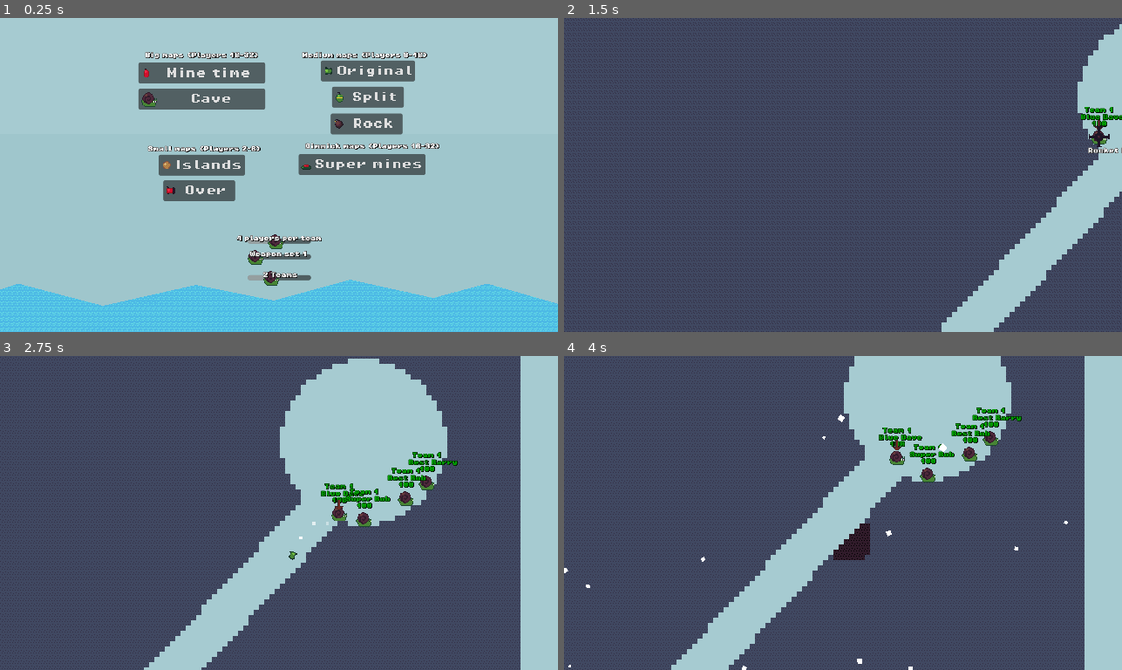
Above: before the commit, frames 1-4 (two rows, left to right).
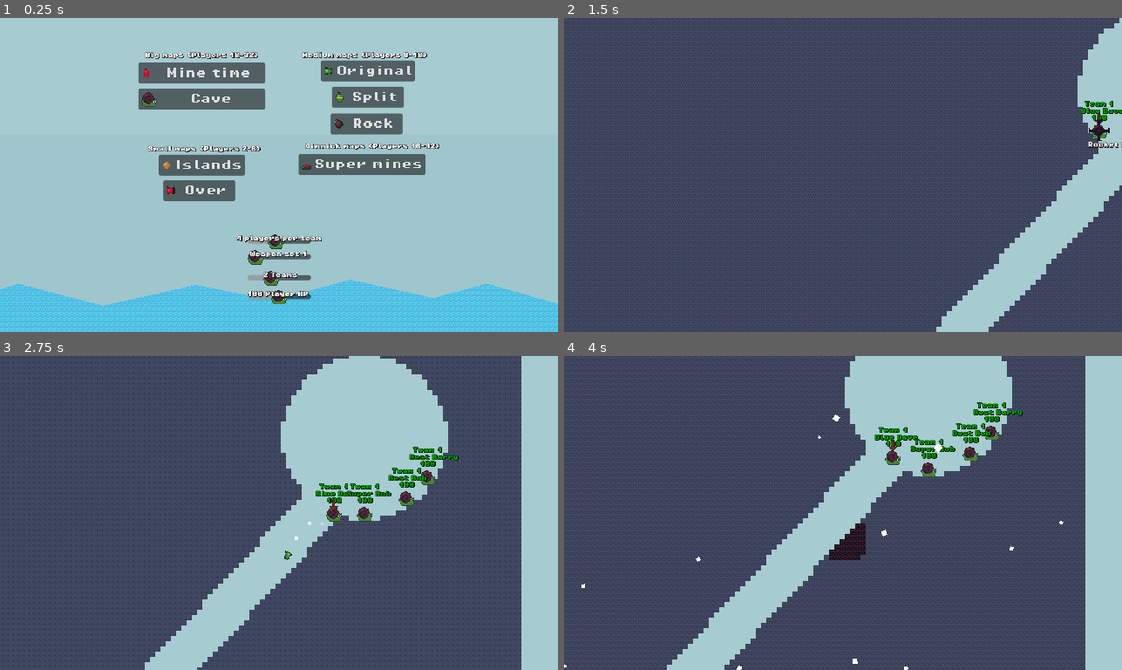
Above: after the commit, the same moments.

Repository: codingbanana21/Snail-Wars
Game: Godot game, scene res://scenes/menu.tscn
The game is run twice, just before and just after one commit, with the same random seed, the same clock (stepped at 60 frames per second) and the same inputs.
Inputs (mouse positions are in pixels of both pictures, inside the frame that each line leads up to):
- Up to frame 1 (0.25 s): no input
- Up to frame 2 (1.5 s): click "Mine time" at 0.5 s; tap Enter (skip) at 1.25 s; move the mouse to (870, 175) at 1.27 s; hold D (right) from 1.28 s (still down); tap Mouse wheel down (last_weapon) at 1.35 s
- Up to frame 3 (2.75 s): keep holding D (right); tap W (jump) at 1.52, 2.27 s; move the mouse to (251, 513) at 2.02 s; click (251, 513) at 2.1 s; tap Mouse wheel down (last_weapon) at 2.3 s
- Up to frame 4 (4 s): move the mouse to (854, 506) at 2.77 s; release D (right) at 2.78 s; hold A (left) 2.78-3.53 s; tap Mouse wheel down (last_weapon) at 2.85, 3.8 s; move the mouse to (837, 519) at 3.52 s; hold D (right) from 3.53 s (still down); tap Mouse wheel up (next_weapon) at 3.6 s; tap W (jump) at 3.77 s

The runs differ from the first frame. In frame 1, 0.3% of the frame differs, in the area x 44-65%, y 32-92%; in frame 2, 32%, in the area x 0-100%, y 0-100%; in frame 3, 20%; in frame 4, 27%.

Commit message:
Changing player HP and new projectile

Diff:
--- a/projectiles/projectile.tscn
+++ b/projectiles/projectile.tscn
@@ -4,7 +4,7 @@
 [ext_resource type="Texture2D" uid="uid://b3h4dly8ovb37" path="res://assets/images/rocket.png" id="2_ighsu"]
 
 [sub_resource type="CircleShape2D" id="CircleShape2D_3xfjl"]
-radius = 3.0
+radius = 2.0
 
 [sub_resource type="RectangleShape2D" id="RectangleShape2D_7nr1q"]
 size = Vector2(11, 8)
--- /dev/null
+++ b/projectiles/teleporta.tscn
@@ -0,0 +1,19 @@
+[gd_scene format=3 uid="uid://bl3ctsq3roqjd"]
+
+[ext_resource type="PackedScene" uid="uid://cubfm8w8o5obj" path="res://projectiles/projectile.tscn" id="1_4dcfj"]
+[ext_resource type="Texture2D" uid="uid://c0trkmwdkg627" path="res://assets/images/teleporta.png" id="2_46nel"]
+
+[sub_resource type="CircleShape2D" id="CircleShape2D_nw1eu"]
+radius = 5.59017
+
+[node name="Teleporta" unique_id=791496552 instance=ExtResource("1_4dcfj")]
+damage = 25
+size = 4
+gravity = 300
+teleports_player = true
+
+[node name="Image" parent="." index="0" unique_id=2045045234]
+texture = ExtResource("2_46nel")
+
+[node name="CollisionShape2D" parent="DetectBox" parent_id_path=PackedInt32Array(289666369) index="0" unique_id=1905896826]
+shape = SubResource("CircleShape2D_nw1eu")
--- a/scenes/menu.tscn
+++ b/scenes/menu.tscn
@@ -231,6 +231,31 @@
 label_settings = ExtResource("3_mxgkd")
 metadata/_edit_use_anchors_ = true
 
+[node name="PlayerHPHSlider" type="HSlider" parent="Settings" unique_id=1590794834]
+unique_name_in_owner = true
+offset_left = -48.0
+offset_top = -2.0
+offset_right = 49.0
+offset_bottom = 22.0
+theme_override_icons/grabber = ExtResource("14_g54pe")
+theme_override_icons/grabber_highlight = ExtResource("5_3dmrc")
+min_value = 1.0
+max_value = 200.0
+value = 100.0
+rounded = true
+metadata/_edit_use_anchors_ = true
+
+[node name="PlayerHPLabel" type="Label" parent="Settings" unique_id=1672681100]
+unique_name_in_owner = true
+offset_left = -49.0
+offset_top = 2.0
+offset_right = 139.0
+offset_bottom = 18.0
+scale = Vector2(0.5, 0.5)
+text = "100 Player HP"
+label_settings = ExtResource("3_mxgkd")
+metadata/_edit_use_anchors_ = true
+
 [node name="Background" type="CanvasLayer" parent="." unique_id=1758057930]
 layer = -100
 
--- a/scenes/player.tscn
+++ b/scenes/player.tscn
@@ -12,7 +12,7 @@
 [ext_resource type="AudioStream" uid="uid://ca6ny0aoftjrj" path="res://assets/sounds/bang_01.ogg" id="9_ur7pv"]
 
 [sub_resource type="RectangleShape2D" id="RectangleShape2D_fjrip"]
-size = Vector2(16, 14)
+size = Vector2(14, 14)
 
 [node name="Player" type="CharacterBody2D" unique_id=1048355818 groups=["Player"]]
 collision_layer = 5
--- a/scripts/Globals.gd
+++ b/scripts/Globals.gd
@@ -4,6 +4,7 @@
 var team_turn: int = -1
 var players_in_team: int = 4
 var number_of_teams: int = 2
+var player_hp: int = 100
 var teams_weapons: Array[Array]
 var map: String
 
--- a/scripts/Mouse.gd
+++ b/scripts/Mouse.gd
@@ -4,7 +4,7 @@
 @onready var shake_timer: Timer = $ShakeTimer
 @onready var camera_2d: Camera2D = $Camera2D
 
-const WEAPONS: Array[String] = ["Rocket Launcher","Grenade","Drill Rocket","Bomb","Air Strike","Drill Strike","TNT","Pumkin Grenade","Gun"]
+const WEAPONS: Array[String] = ["Rocket Launcher","Grenade","Drill Rocket","Bomb","Air Strike","Drill Strike","TNT","Pumkin Grenade","Gun","Teleporta"]
 
 var moving: bool = false
 var can_move: bool = false
--- a/scripts/menu.gd
+++ b/scripts/menu.gd
@@ -7,6 +7,8 @@
 @onready var weapons_label: Label = %WeaponsLabel
 @onready var teams_h_slider: HSlider = %TeamsHSlider
 @onready var teams_label: Label = %TeamsLabel
+@onready var player_hph_slider: HSlider = %PlayerHPHSlider
+@onready var player_hp_label: Label = %PlayerHPLabel
 
 
 func _process(delta: float) -> void:
@@ -16,18 +18,21 @@
 	teams_label.text = str(int(teams_h_slider.value)) + " Teams"
 	Globals.number_of_teams = int(teams_h_slider.value)
 
+	player_hp_label.text = str(int(player_hph_slider.value)) + " Player HP"
+	Globals.player_hp = int(player_hph_slider.value)
+
 	weapons_label.text = "Weapon set "+str(int(weapons_h_slider.value))
 
 
-func load_map(map: String = "1b"):
+func load_map(map: String = "b1"):
 	Globals.map = map
 
 	if int(weapons_h_slider.value) == 1:
-		Globals.teams_weapons = [[-1,-1,2,3,1,1,1,1,2]]
+		Globals.teams_weapons = [[-1,-1,2,3,1,1,1,1,2,1]]
 	elif int(weapons_h_slider.value) == 2:
-		Globals.teams_weapons = [[-1,-1,-1,-1,-1,-1,-1,-1,-1]]
+		Globals.teams_weapons = [[-1,-1,-1,-1,-1,-1,-1,-1,-1,-1]]
 	elif int(weapons_h_slider.value) == 3:
-		Globals.teams_weapons = [[-1,-1,2,3,0,0,-1,3,4]]
+		Globals.teams_weapons = [[-1,-1,2,3,0,0,-1,3,4,2]]
 
 	for i in range(Globals.number_of_teams -1):
 		Globals.teams_weapons.append([])
--- a/scripts/player.gd
+++ b/scripts/player.gd
@@ -22,7 +22,7 @@
 const SPEED: int = 4
 const JUMP: Vector2 = Vector2(80, -300)
 const PLAYER_GRAVITY: int = 30
-const WEAPONS: Array[String] = ["rocket","grenade","drill","bomb","air_strike","drill_strike","tnt","pumkin_grenade","bullet"]
+const WEAPONS: Array[String] = ["rocket","grenade","drill","bomb","air_strike","drill_strike","tnt","pumkin_grenade","bullet","teleporta"]
 const NAMES: Array[String] = ["Barry","Bob","Jim","Dave"]
 const NAMES2: Array[String] = ["Good","Bad","Cool","Best","Dumb","Not","Dead","Red","Blue","Green","Super"]
 
@@ -35,6 +35,8 @@
 
 
 func _ready() -> void:
+	hp = Globals.player_hp
+	hp_label.text = str(hp)
 	name_label.text = NAMES2.pick_random() +" "+ NAMES.pick_random()
 	name_label.modulate = team_color
 	team_label.text = "Team " + team_name
@@ -83,9 +85,9 @@
 			if Input.is_action_just_pressed("last_weapon"):
 				weapon -= 1
 				if weapon < 0:
-					weapon = 8
+					weapon = 9
 
-			weapon %= 9
+			weapon %= 10
 			Mouse.weapon_left = Globals.teams_weapons[team_number][weapon]
 			Mouse.weapon = weapon
 
--- a/scripts/projectile.gd
+++ b/scripts/projectile.gd
@@ -19,6 +19,7 @@
 @export var bounce: bool = false
 @export var spawn_at_mouse: bool = false
 @export var players_projectile: bool = true
+@export var teleports_player: bool = false
 @export var spawn: bool = false
 @export var spawn_type: String = "fragment"
 
@@ -90,14 +91,6 @@
 	projectile_hp -= 1
 	Mouse.shake(damage / 4.0)
 
-	if players_projectile:
-		parent.bomb.play()
-		var hit_particle: GPUParticles2D = load("res://scenes/hit_particle.tscn").instantiate()
-		hit_particle.global_position = global_position
-		hit_particle.emitting = true
-		hit_particle.amount = clampi(int(damage), 1, 200)
-		parent.add_child(hit_particle)
-
 	if spawn:
 		parent.shot_projectile("res://projectiles/"+spawn_type+".tscn", global_position)
 
@@ -121,6 +114,17 @@
 			player.damage(int(hit_power * damage))
 			player.velocity += (player.global_position - global_position) * hit_power * knockback
 
+	if players_projectile:
+		if teleports_player:
+			parent.global_position = global_position
+
+		parent.bomb.play()
+		var hit_particle: GPUParticles2D = load("res://scenes/hit_particle.tscn").instantiate()
+		hit_particle.global_position = global_position
+		hit_particle.emitting = true
+		hit_particle.amount = clampi(int(damage), 1, 200)
+		parent.add_child(hit_particle)
+
 
 func _on_explosion_timer_timeout() -> void:
 	explode(true)
Binary file added: assets/images/teleporta.png
Not shown, added: assets/images/teleporta.png.import
